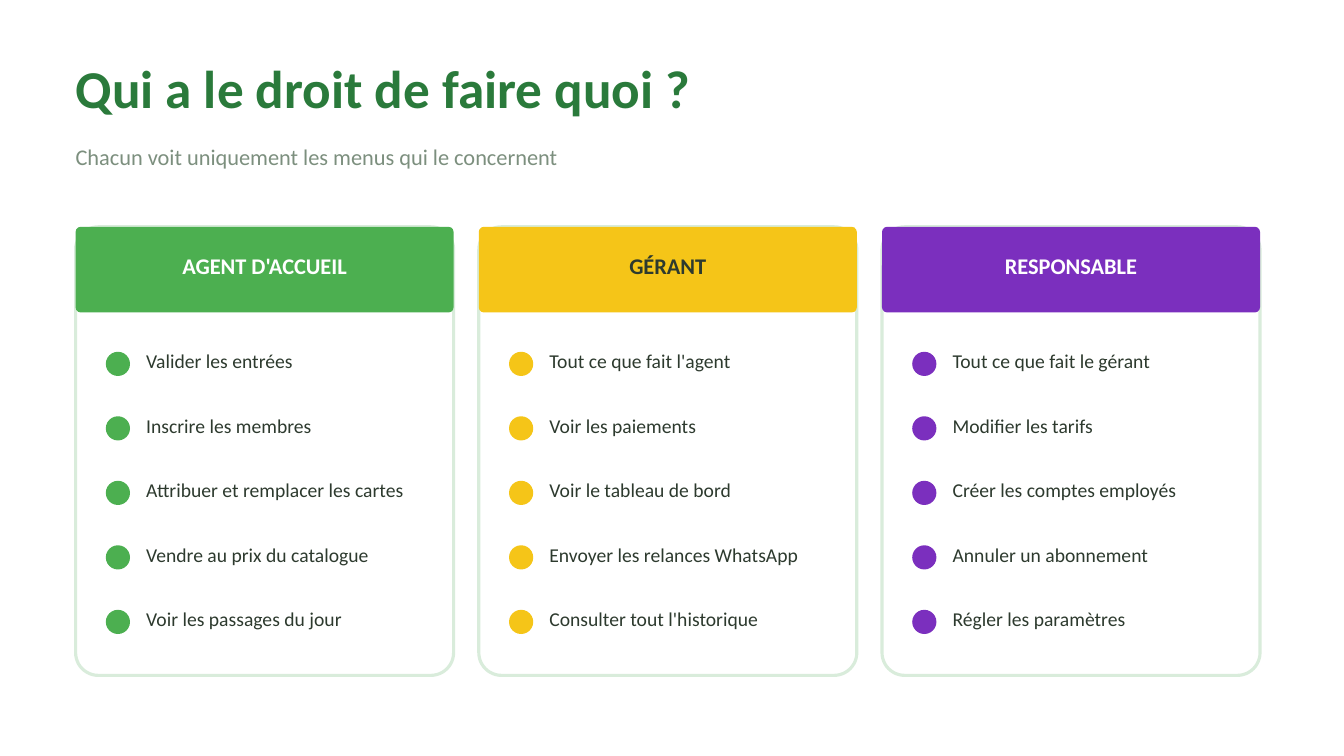
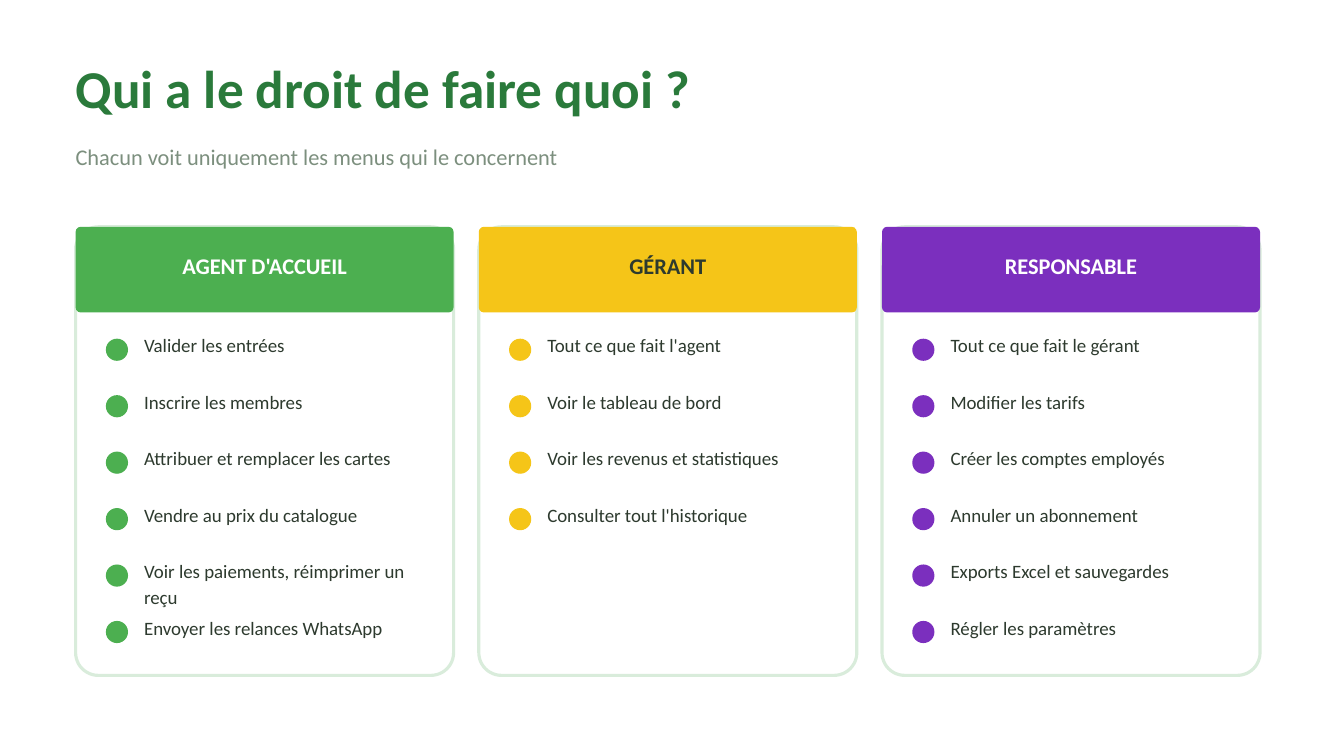
Before and after one commit to dmacky410-spec/didikidsparc-abonnement, a slide deck: slide 13 of formation/Didikids_Parc_Formation_Employes.pptx. Drawn at 1344x756 pixels with LibreOffice and Linux fonts; fonts in the diff are those of the drawing. Boxes give left, top, right and bottom in pixels: in the first picture for what was removed or moved away, otherwise in the second. Text is boxed around its words. In the diff, an @@ line names an element or a change of style, - is before the commit and + after.

```diff
--- a/formation/Didikids_Parc_Formation_Employes.pptx
+++ b/formation/Didikids_Parc_Formation_Employes.pptx
@@ ellipse: place and size @@
-ellipse at [509, 416, 533, 441]
+ellipse at [509, 339, 531, 361]
@@ ellipse removed at [509, 352, 533, 376] @@
@@ 3 texts, 2 ellipses: place and size @@
-3 texts, 2 ellipses at [106, 352, 1149, 376]
+3 texts, 2 ellipses at [106, 339, 1140, 361]
@@ text "Inscrire les membres": place and size @@
-text "Inscrire les membres" at [146, 419, 311, 433]
+text "Inscrire les membres" at [144, 396, 302, 409]
@@ text "Voir le tableau de bord": place and size @@
-text "Voir le tableau de bord" at [549, 483, 731, 497]
+text "Voir le tableau de bord" at [547, 396, 721, 409]
@@ text "Modifier les tarifs": place and size @@
-text "Modifier les tarifs" at [953, 419, 1092, 433]
+text "Modifier les tarifs" at [951, 396, 1085, 409]
@@ ellipse: place and size @@
-ellipse at [106, 416, 130, 441]
+ellipse at [106, 395, 128, 417]
@@ ellipse: place and size @@
-ellipse at [509, 481, 533, 505]
+ellipse at [509, 395, 531, 417]
@@ ellipse: place and size @@
-ellipse at [912, 416, 937, 441]
+ellipse at [912, 395, 935, 417]
@@ ellipse: place and size @@
-ellipse at [509, 545, 533, 570]
+ellipse at [509, 452, 531, 474]
@@ text at [547, 452, 779, 468]: text changed; size 14 to 13.5 pt @@
-Voir les paiements
+Voir les revenus et statistiques
@@ 2 texts, 2 ellipses: place and size @@
-2 texts, 2 ellipses at [106, 481, 1176, 505]
+2 texts, 2 ellipses at [106, 452, 1164, 474]
@@ ellipse: place and size @@
-ellipse at [106, 545, 130, 570]
+ellipse at [106, 508, 128, 530]
@@ text "Vendre au prix du catalogue": place and size @@
-text "Vendre au prix du catalogue" at [146, 548, 368, 566]
+text "Vendre au prix du catalogue" at [144, 509, 357, 526]
@@ ellipse: place and size @@
-ellipse at [509, 610, 533, 634]
+ellipse at [509, 508, 531, 530]
@@ text "Consulter tout l'historique": place and size @@
-text "Consulter tout l'historique" at [549, 612, 758, 629]
+text "Consulter tout l'historique" at [547, 509, 747, 525]
@@ ellipse: place and size @@
-ellipse at [912, 545, 937, 570]
+ellipse at [912, 508, 935, 530]
@@ text "Annuler un abonnement": place and size @@
-text "Annuler un abonnement" at [953, 548, 1148, 562]
+text "Annuler un abonnement" at [951, 509, 1138, 522]
@@ ellipse: place and size @@
-ellipse at [106, 610, 130, 634]
+ellipse at [106, 565, 128, 587]
@@ text at [144, 565, 405, 607]: text changed; size 14 to 13.5 pt @@
-Voir les passages du jour
+Voir les paiements, réimprimer un reçu
@@ ellipse: place and size @@
-ellipse at [912, 610, 937, 634]
+ellipse at [912, 565, 935, 587]
@@ text added at [951, 565, 1169, 582], 13.5 pt, text #2D3A2E @@
+Exports Excel et sauvegardes
@@ ellipse added at [106, 621, 128, 643], fill #4CAF50 @@
@@ size 14 to 13.5 pt in 13 elements at [144, 339, 285, 352], [951, 339, 1140, 356], [144, 396, 302, 409], [951, 396, 1085, 409], [144, 452, 390, 468], [951, 452, 1164, 468], [144, 509, 357, 526], [951, 509, 1138, 522], [547, 396, 721, 409], [547, 509, 747, 525], [951, 622, 1116, 639], [547, 339, 721, 356], [144, 622, 383, 638] @@
@@ text "Envoyer les relances WhatsApp": place and size @@
-text "Envoyer les relances WhatsApp" at [549, 548, 798, 565]
+text "Envoyer les relances WhatsApp" at [144, 622, 383, 638]
@@ ellipse added at [912, 621, 935, 643], fill #7B2FBE @@
@@ text "Régler les paramètres": place and size @@
-text "Régler les paramètres" at [953, 612, 1126, 630]
+text "Régler les paramètres" at [951, 622, 1116, 639]
```
Also in this commit, not shown: 4 other files.
